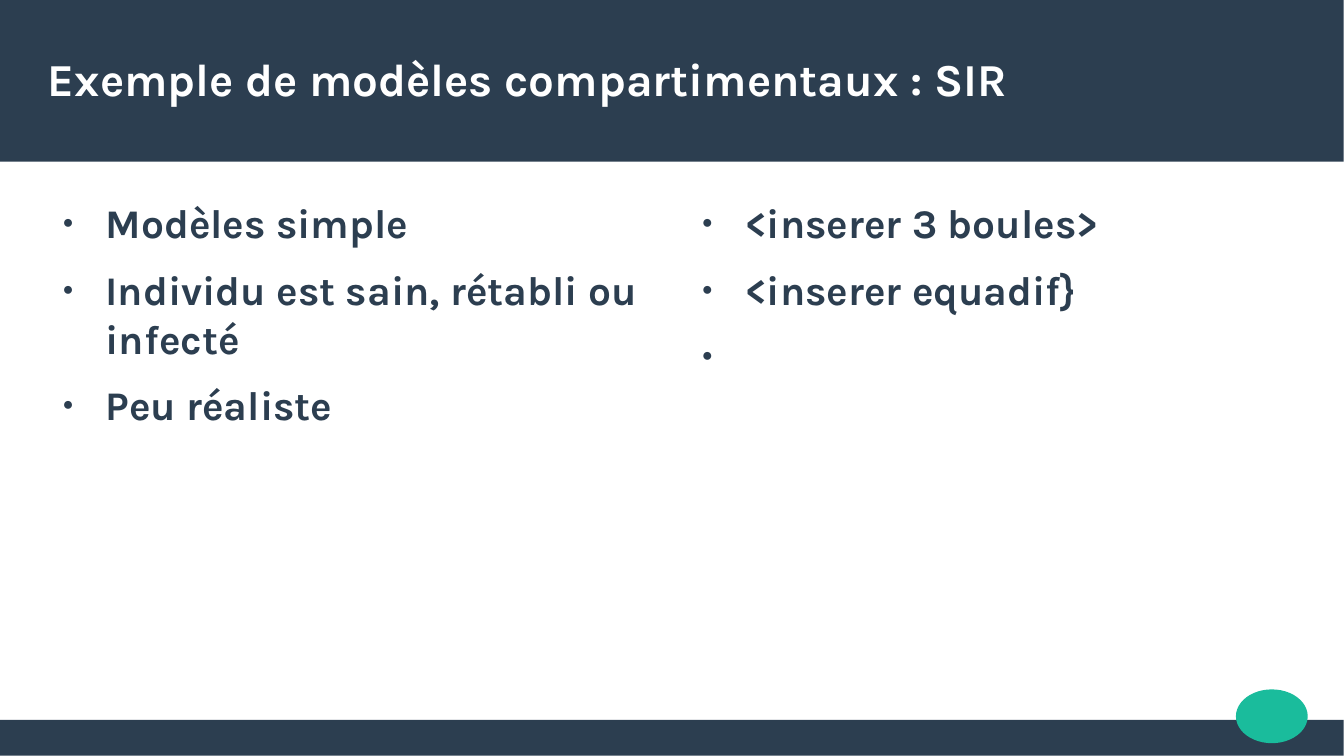
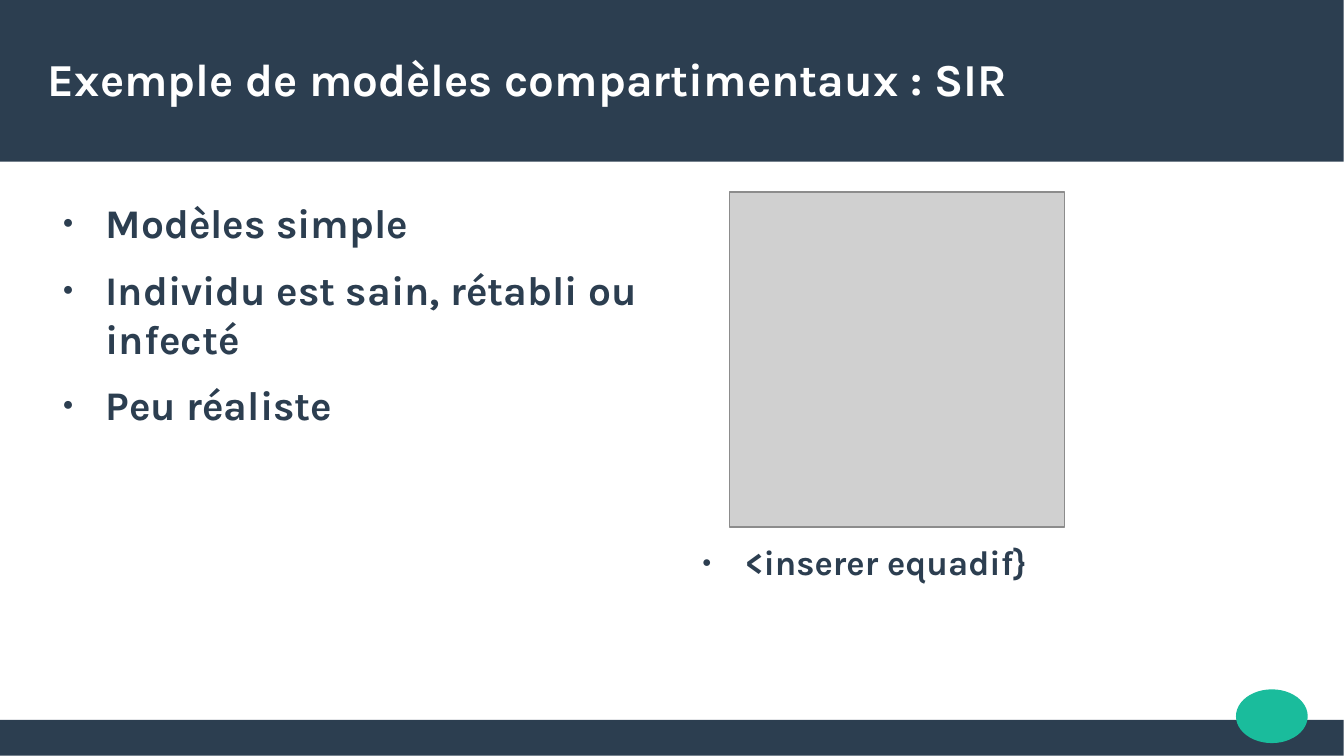
Before and after one commit to abedaton/epidemiology, a slide deck: slide 7 of toRendre/INFO-G1-presentation.pptx. Drawn at 1344x756 pixels with LibreOffice and Linux fonts; fonts in the diff are those of the drawing; grey boxes stand for pictures. Boxes give left, top, right and bottom in pixels: in the first picture for what was removed or moved away, otherwise in the second. Text is boxed around its words. In the diff, an @@ line names an element or a change of style, - is before the commit and + after.

```diff
--- a/toRendre/INFO-G1-presentation.pptx
+++ b/toRendre/INFO-G1-presentation.pptx
@@ text "<inserer equadif}" at <box>745,547,1027,584</box>: size 24 to 20.4 pt @@
@@ picture added at <box>729,191,1065,527</box> @@
@@ text at <box>745,209,1099,239</box>: paragraph removed @@
-● <inserer 3 boules>
```
Also in this commit, not shown: 3 other slides changed.
